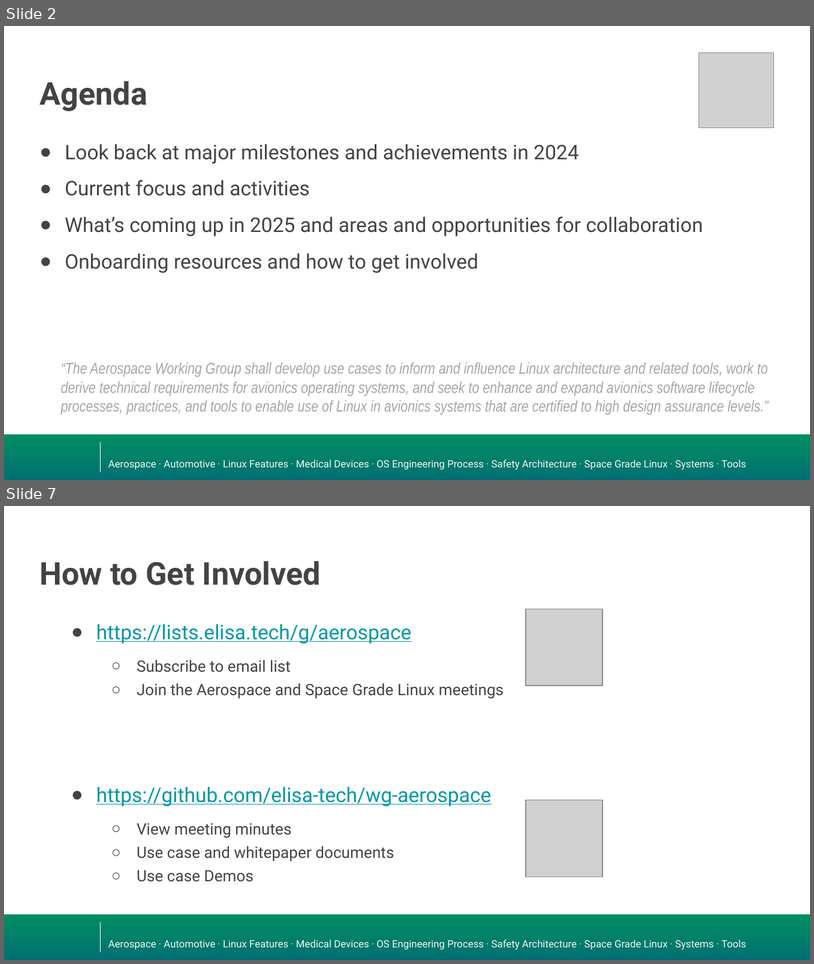
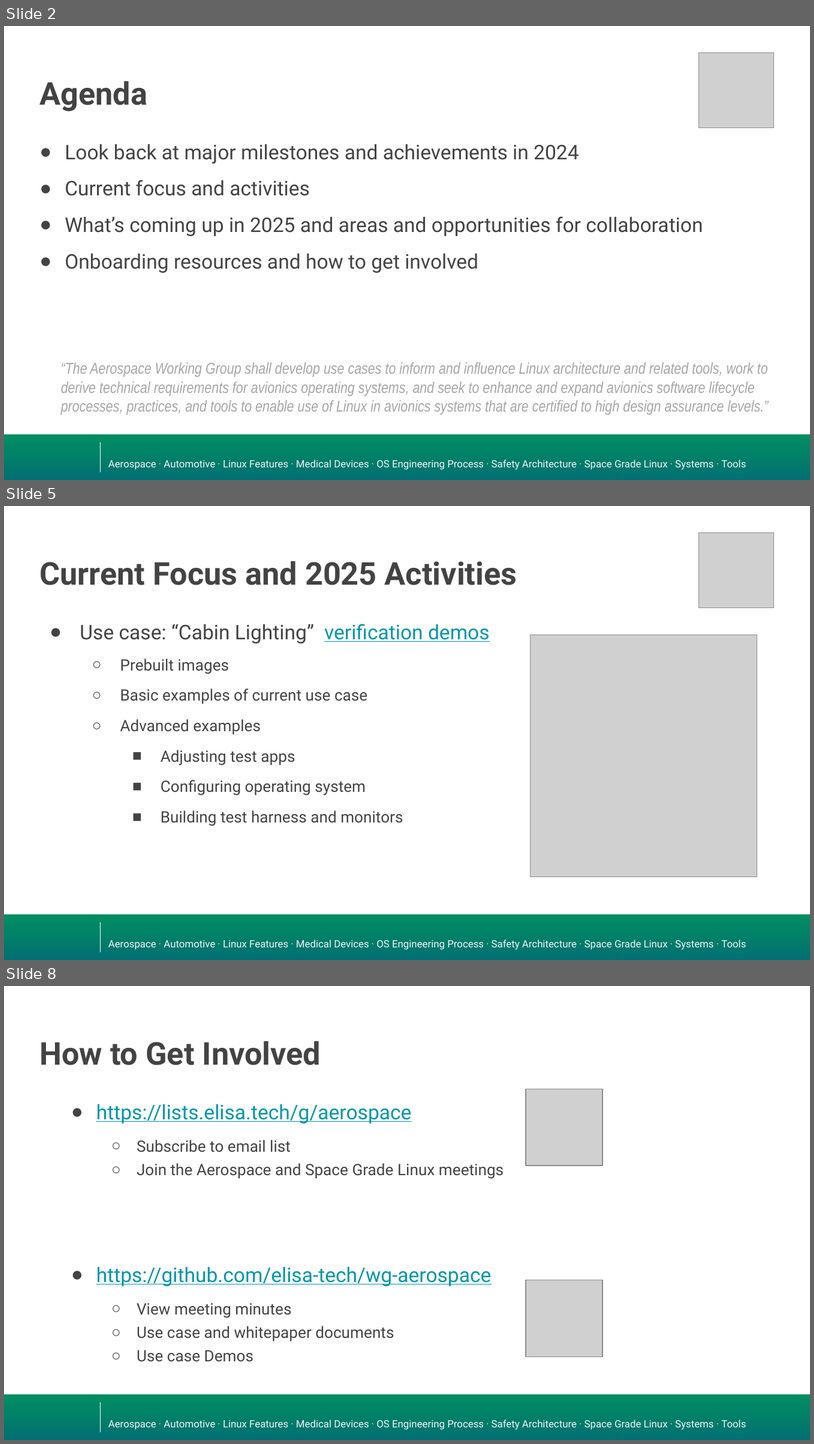
Before and after one commit to elisa-tech/wg-aerospace, a slide deck: presentations/ELISA-aerospace-wg-updates-2025.pptx. Shown one above the other, each under a label of ours: slides 2 and 7 before the commit, slides 2, 5 and 8 after it; the slides between them are not shown. The pictures are 814x964 and 814x1444 pixels, drawn with LibreOffice and Linux fonts; fonts in the diff are those of the drawing; grey boxes stand for pictures; background and template pictures are left out. Boxes give left, top, right and bottom in pixels: in the first picture for what was removed or moved away, otherwise in the second. Text is boxed around its words. In the diff, an @@ line names an element or a change of style, - is before the commit and + after.

Commit message:
Annual Update: add pictures and breakdown 2025 into a couple slides

```diff
--- a/presentations/ELISA-aerospace-wg-updates-2025.pptx
+++ b/presentations/ELISA-aerospace-wg-updates-2025.pptx
@@ slide 5 added at box(4, 506, 810, 960), background #FFFFFF; not listed: 2 template elements that a slide beside it also shows @@
@@ picture added at box(699, 532, 774, 607) @@
@@ title added at box(39, 561, 518, 585), 28 pt, text #434343, bold @@
+Current Focus and 2025 Activities
@@ text added at box(80, 624, 490, 826), 14 pt, text #434343 @@
+● Use case: “Cabin Lighting” verification demos
+  ○ Prebuilt images
+  ○ Basic examples of current use case
+  ○ Advanced examples
+    ■ Adjusting test apps
+    ■ Configuring operating system
+    ■ Building test harness and monitors
@@ picture added at box(531, 635, 757, 877) @@
@@ text added at box(108, 939, 746, 949), 9 pt, text #F5F4F3 @@
+Aerospace · Automotive · Linux Features · Medical Devices · OS Engineering Process · Safety Architecture · Space Grade Linux · Systems · Tools
@@ what was slide 7 is now slide 8 @@
```
Also in this commit, not shown: 4 slides changed.
